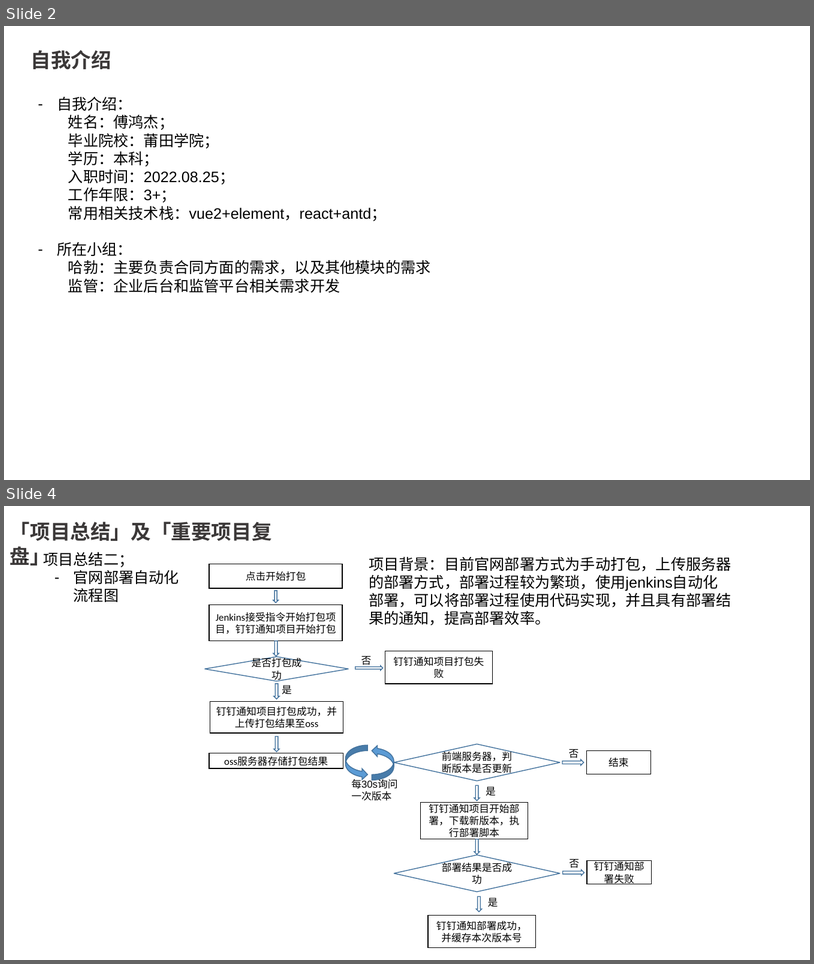
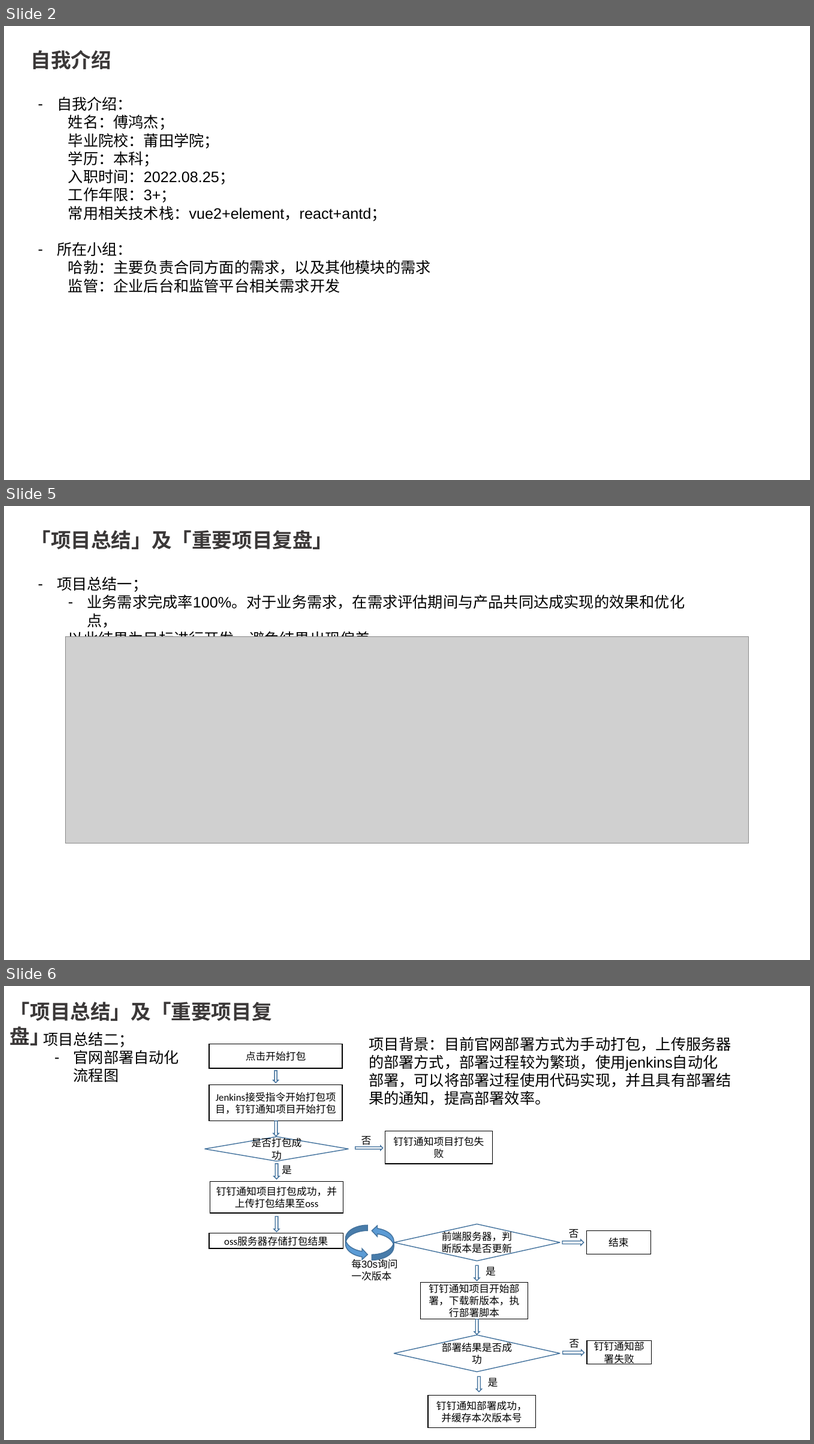
Before and after one commit to fhjgithub/myCode, a slide deck: 答辩V2.pptx. Shown one above the other, each under a label of ours: slides 2 and 4 before the commit, slides 2, 5 and 6 after it; the slides between them are not shown. The pictures are 814x964 and 814x1444 pixels, drawn with LibreOffice and Linux fonts; fonts in the diff are those of the drawing; grey boxes stand for pictures; background and template pictures are left out. Boxes give left, top, right and bottom in pixels: in the first picture for what was removed or moved away, otherwise in the second. Text is boxed around its words. In the diff, an @@ line names an element or a change of style, - is before the commit and + after.

```diff
--- a/答辩V2.pptx
+++ b/答辩V2.pptx
@@ slide 5 added at (4,506,810,960), background picture (left out) @@
@@ text added at (31,530,333,549), 24 pt, text #3B3838, bold @@
+「项目总结」及「重要项目复盘」
@@ text added at (57,576,685,637), 18 pt, text #000000 @@
+– 项目总结一；
+  – 业务需求完成率100%。对于业务需求，在需求评估期间与产品共同达成实现的效果和优化点，
+  以此结果为目标进行开发，避免结果出现偏差
@@ picture added at (66,637,749,844) @@
@@ what was slide 4 is now slide 6 @@
```
Also in this commit, not shown: 1 slide changed, 1 other slide added, 6 other files.
